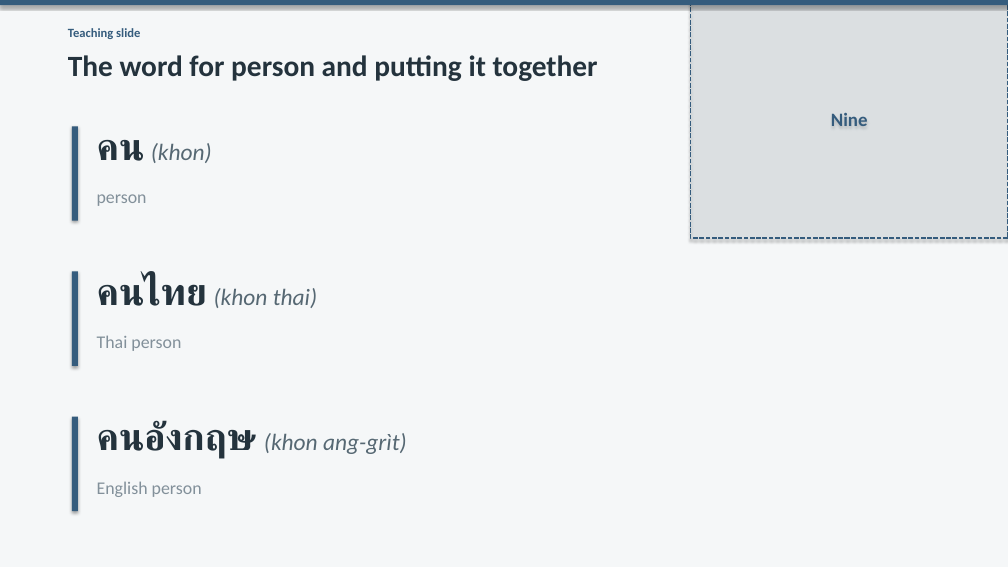
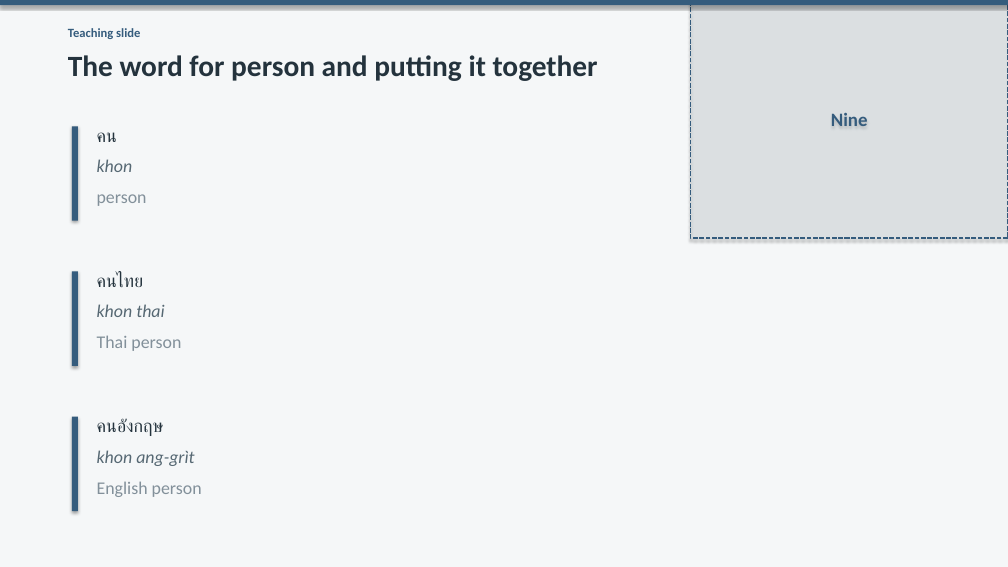
Before and after one commit to OTFTCS/thai-nine, a slide deck: slide 5 of course/modules/M01/L002/M01-L002-canva-deck.pptx. Drawn at 1008x567 pixels with LibreOffice and Linux fonts; fonts in the diff are those of the drawing. Boxes give left, top, right and bottom in pixels: in the first picture for what was removed or moved away, otherwise in the second. Text is boxed around its words. In the diff, an @@ line names an element or a change of style, - is before the commit and + after.

```diff
--- a/course/modules/M01/L002/M01-L002-canva-deck.pptx
+++ b/course/modules/M01/L002/M01-L002-canva-deck.pptx
@@ text at box(97, 132, 117, 142): text changed; size 22.3 to 17 pt; text colour #566873 to #24333D; italic off @@
-คน (khon)
+คน
@@ text added at box(97, 159, 133, 172), 17 pt, text #566873, italic @@
+khon
@@ text added at box(97, 274, 144, 287), 17 pt, text #24333D @@
+คนไทย
@@ text at box(97, 304, 164, 317): text changed; size 22.3 to 17 pt @@
-คนไทย (khon thai)
+khon thai
@@ text added at box(97, 419, 164, 436), 17 pt, text #24333D @@
+คนอังกฤษ
@@ text at box(97, 450, 194, 466): text changed; size 22.3 to 17 pt @@
-คนอังกฤษ (khon ang-grìt)
+khon ang-grìt
```
Also in this commit, not shown: 4 other slides changed, 3 other files.
